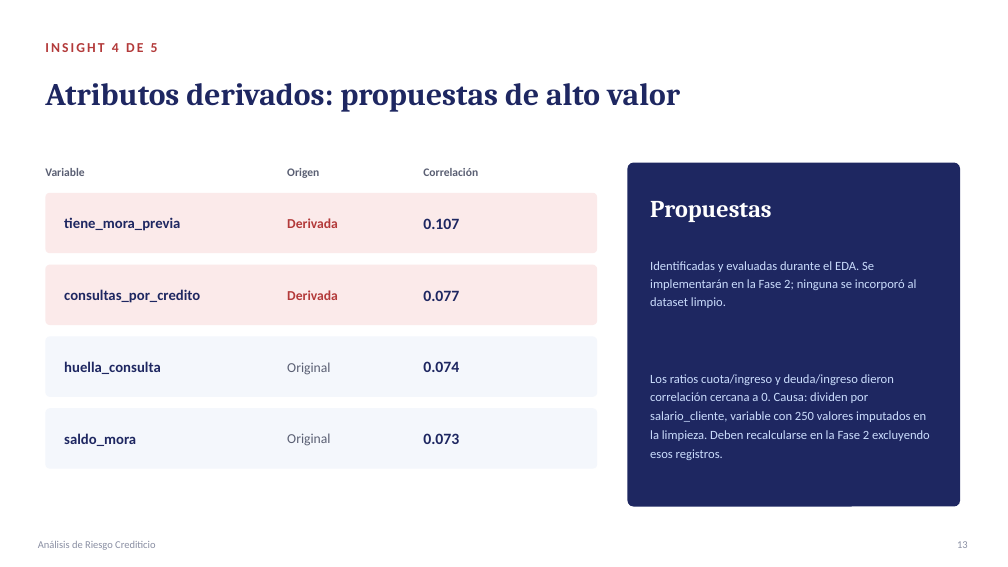
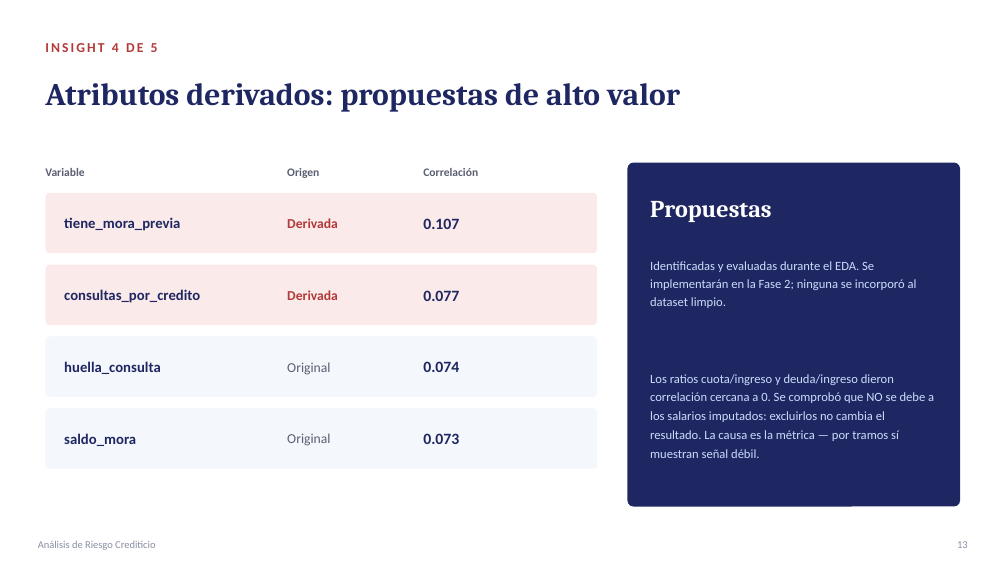
Before and after one commit to papiarcacamilo/MLOPS_CURSE, a slide deck: slide 13 of PRESENTACION.pptx. Drawn at 1008x567 pixels with LibreOffice and Linux fonts; fonts in the diff are those of the drawing. Boxes give left, top, right and bottom in pixels: in the first picture for what was removed or moved away, otherwise in the second. Text is boxed around its words. In the diff, an @@ line names an element or a change of style, - is before the commit and + after.

Commit message:
Fase 1: EDA terminado completo

```diff
--- a/PRESENTACION.pptx
+++ b/PRESENTACION.pptx
@@ text at [650,374,934,458]: text changed @@
-Los ratios cuota/ingreso y deuda/ingreso dieron correlación cercana a 0. Causa: dividen por salario_cliente, variable con 250 valores imputados en la limpieza. Deben recalcularse en la Fase 2 excluyendo esos registros.
+Los ratios cuota/ingreso y deuda/ingreso dieron correlación cercana a 0. Se comprobó que NO se debe a los salarios imputados: excluirlos no cambia el resultado. La causa es la métrica — por tramos sí muestran señal débil.
```
Also in this commit, not shown: 4 other slides changed, 3 other files.
